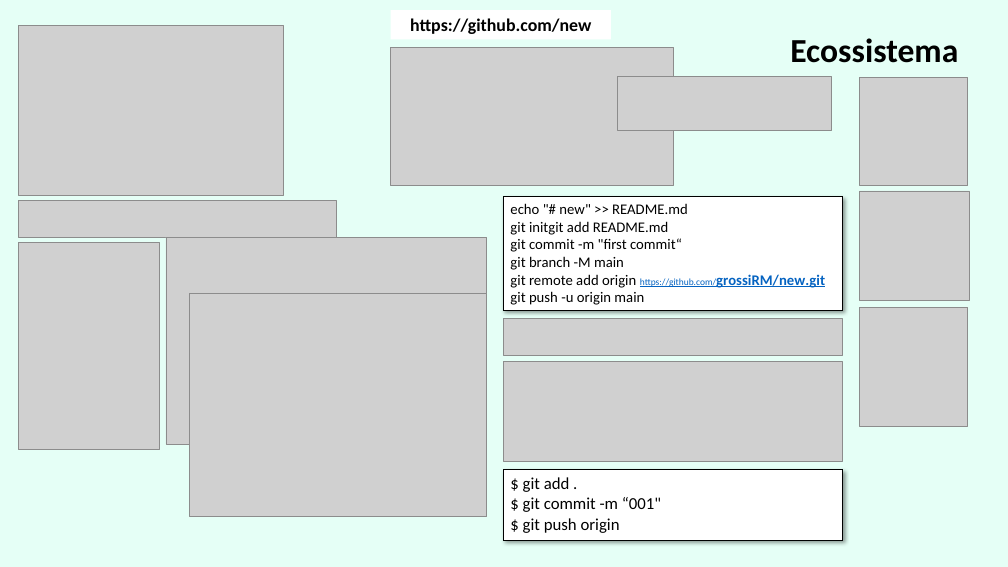
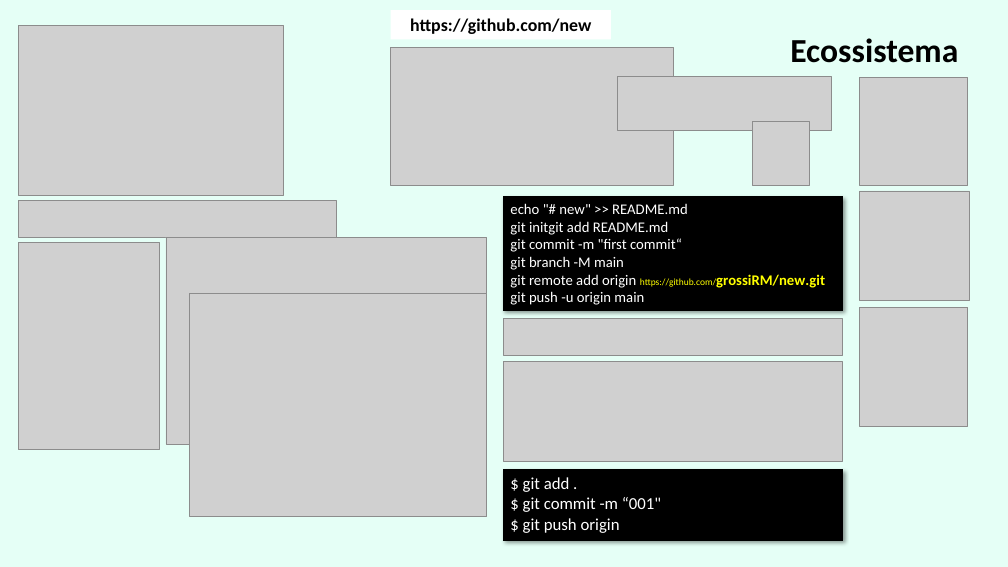
Before and after one commit to grossiRM/AM_FEG, a slide deck: slide 6 of Plano_V02_iii_AM_FEG/d_Topicos Especiais - Introducao a Manufatura Aditiva para Metais.pptx. Drawn at 1008x567 pixels with LibreOffice and Linux fonts; fonts in the diff are those of the drawing; grey boxes stand for pictures. Boxes give left, top, right and bottom in pixels: in the first picture for what was removed or moved away, otherwise in the second. Text is boxed around its words. In the diff, an @@ line names an element or a change of style, - is before the commit and + after.

```diff
--- a/Plano_V02_iii_AM_FEG/d_Topicos Especiais - Introducao a Manufatura Aditiva para Metais.pptx
+++ b/Plano_V02_iii_AM_FEG/d_Topicos Especiais - Introducao a Manufatura Aditiva para Metais.pptx
@@ picture added at (752,122,809,186) @@
@@ rectangle "echo "# new" >> README.md" at (503,196,842,310): text colour #000000 to #FFFFFF in "echo "# new" >> README.md", "git initgit add README.md", "git commit -m "first commit“", "git branch -M main" and 2 more places; text colour #0563C1 to #FFFF00, underline off in "https://github.com/grossiRM/new.git"; fill #FFFFFF to #000000 @@
@@ rectangle "$ git add ." at (503,470,842,541): text colour #000000 to #FFFFFF; fill #FFFFFF to #000000 @@
```
Also in this commit, not shown: 10 other slides changed, 1 other file.
